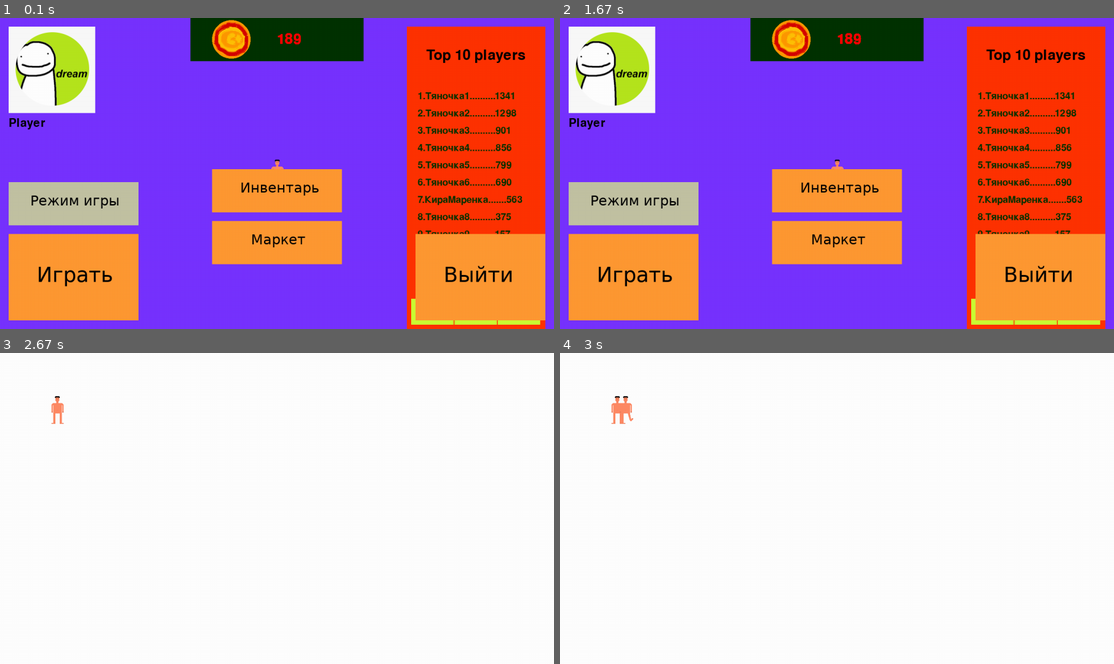
Above: before the commit, frames 1-4 (two rows, left to right).
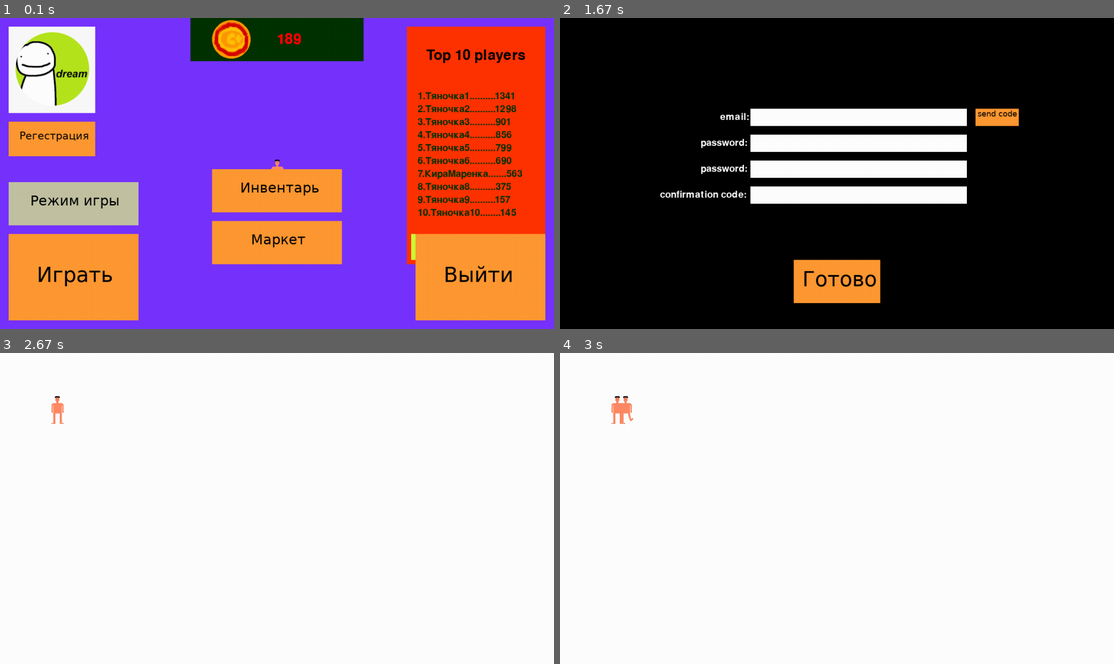
Above: after the commit, the same moments.

Repository: Muhammed19m/Pygame
Game: pygame game, started from cours/main.py
Same seed, same stepped clock (60 frames per second), same inputs: the game is played once before the commit and once after it.
Inputs (mouse positions are in pixels of both pictures, inside the frame that each line leads up to):
- Up to frame 1 (0.1 s): no input
- Up to frame 2 (1.67 s): click (609, 139) at 0.38 s; press the mouse at (859, 195) at 0.7 s; move the mouse to (947, 201) at 0.8 s; release the mouse at (1030, 210) at 0.93 s; press the mouse at (859, 117) at 1.03 s; move the mouse to (748, 142) at 1.13 s; release the mouse at (637, 164) at 1.27 s; press the mouse at (859, 170) at 1.37 s; move the mouse to (825, 176) at 1.47 s; release the mouse at (798, 185) at 1.6 s
- Up to frame 3 (2.67 s): tap Shift at 1.67 s; press the mouse at (437, 452) at 2.03 s; move the mouse to (265, 496) at 2.13 s; release the mouse at (94, 539) at 2.27 s; press the mouse at (72, 611) at 2.37 s; move the mouse to (83, 595) at 2.47 s; release the mouse at (88, 580) at 2.6 s
- Up to frame 4 (3 s): hold Right from 2.67 s (still down)

The runs differ from the first frame. In frame 1, 5.5% of the frame differs, in the area x 1-99%, y 28-100%; in frame 2, 99%, in the area x 0-100%, y 0-100%; in frame 3, nothing differs; in frame 4, nothing differs.

Commit message:
Add files via upload

Diff:
--- a/cours/autorization.py
+++ b/cours/autorization.py
@@ -1,18 +1,95 @@
-import socket
+import pygame
+pygame.init()
 
-sock = socket.socket()
-sock.connect(('localhost', 9090))
+from button import Button, Text, TextBox
 
-sock.send(b'ready')
-while True:
+class Reg:
+    def __init__(self, h, w):
+        self.h = h
+        self.w = w
 
-    mes = input(': ')
+        self.login = Text((500, 40), '', (self.w/2-200, self.h/2-150), 32)
+        self.password1 = Text((500, 40), '', (self.w/2-200, self.h/2-90), 32)
+        self.password2 = Text((500, 40), '', (self.w / 2 - 200, self.h / 2 - 30), 32)
+        self.code = Text((500, 40), '', (self.w / 2 - 200, self.h / 2 + 30), 32)
+
+        self.dec1 = Text((100, 40), 'email:', (self.w/2-275, self.h/2-150), 32, color_box=(0,0,0), color=(255,255,255))
+        self.dec2 = Text((120, 40), 'password:', (self.w/2-320, self.h/2-90), 32, color_box=(0,0,0), color=(255,255,255))
+        self.dec3 = Text((120, 40), 'password:', (self.w/2-320, self.h/2-30), 32, color_box=(0,0,0), color=(255,255,255))
+        self.dec4 = Text((210, 40), ' confirmation code:', (self.w/2-420, self.h/2+30), 32, color_box=(0,0,0), color=(255,255,255))
 
 
-    sock.send(bytes(mes))
-    data = sock.recv(1024)
-    print(data)
-    if mes == '0': break
+    def start(self, window):
+        exit_b = Button((self.w/2-100, self.h/2+200, 200, 100), (255, 153, 51), 'Готово', 48, 65)
+        send = Button((self.w/2-200+500+20, self.h/2-150,  100, 40), (255, 153, 51), 'send code', 18, width_text=5)
+
+        email = 'muhammed.clams_2002@mail.ru'
+
+        while True:
+            press_mouse = pygame.mouse.get_pressed()
+            poss = pygame.mouse.get_pos()
+            window.fill((0, 0, 0))
+            for event in pygame.event.get():
+                if event.type == pygame.QUIT:
+                    pygame.quit()
+                    exit()
 
 
-sock.close()
+            self.dec1.render()
+            self.dec2.render()
+            self.dec3.render()
+            self.dec4.render()
+
+            self.password1.render()
+            self.password2.render()
+            self.login.render()
+            self.code.render()
+            exit_b.render()
+            if exit_b.press(poss, press_mouse): break
+
+
+
+            if self.login.press(poss, press_mouse):
+                self.login.input_text = True
+                self.password1.input_text = False
+                self.password2.input_text = False
+                self.code.input_text = False
+            if self.login.input_text:
+                self.login.input()
+
+
+
+            if self.password1.press(poss, press_mouse):
+                self.login.input_text = False
+                self.password1.input_text = True
+                self.password2.input_text = False
+                self.code.input_text = False
+            if self.password1.input_text:
+                self.password1.input()
+
+
+            if self.password2.press(poss, press_mouse):
+                self.password2.input_text = True
+                self.login.input_text = False
+                self.password1.input_text = False
+                self.code.input_text = False
+            if self.password2.input_text:
+                self.password2.input()
+
+
+            if self.code.press(poss, press_mouse):
+                self.code.input_text = True
+                self.login.input_text = False
+                self.password1.input_text = False
+                self.password2.input_text = False
+            if self.code.input_text:
+                self.code.input()
+
+
+
+            send.render()
+            if send.press(poss, press_mouse):
+                break
+
+
+            pygame.display.update()
--- a/cours/button.py
+++ b/cours/button.py
@@ -124,42 +124,58 @@
 
 
 class Text:
-    def __init__(self, text: str, cord: tuple, font, color=(0, 0, 0)):
+    def __init__(self, size: tuple, text: str, cord: tuple, font, color=(0, 0, 0), color_box=(255,255,255)):
         self.cord = cord
         self.timee = 0
         self.font = font
         self.text = text
+        self.color_box = color_box
         self.color = color
-    def render(self):
-        window.blit(pygame.font.Font(None, self.font).render(self.text.title(), 1, self.color), self.cord)
+        self.size = size
+        self.input_text = False
+        self.surf = pygame.Surface((self.size))
+        self.surf.fill(color_box)
+        self.surf.blit(pygame.font.Font(None, self.font).render(self.text, 1, self.color), (5, 8))
+    def render(self):
+
+
+        window.blit(self.surf, (self.cord))
+        #window.blit(pygame.font.Font(None, self.font).render(self.text.title(), 1, self.color), self.cord)
 
     def input(self):
         keys_alpha = {113: 'q', 119: 'w', 101: 'e', 114: 'r', 116: 't', 121: 'y', 117: 'u', 105: 'i', 111: 'o',
                       112: 'p', 97: 'a', 115: 's', 100: 'd', 102: 'f', 103: 'g', 104: 'h', 106: 'j', 107: 'k', 108: 'l',
-                      122: 'z', 120: 'x', 99: 'c', 118: 'v', 98: 'b', 110: 'n', 109: 'm'}
+                      122: 'z', 120: 'x', 99: 'c', 118: 'v', 98: 'b', 110: 'n', 109: 'm', 46: '.', 49:'1', 50:'2',
+                      51:'3', 52:'4', 53:'5', 54:'6', 55:'7', 56:'8', 57:'9', 48:'0'}
         key = pygame.key.get_pressed()
         for i in range(len(key)):
             if time.time() - self.timee > 0.2 and key[i]:
                 self.timee = time.time()
+                if key[pygame.K_LSHIFT]:
+                    if pygame.key.get_pressed()[50]:
+                        self.text+='@'
+                        return
                 if i == 8:
                     self.text = self.text[:-1]
                 elif i == 13:
-                    return True
+                    self.input_text = False
                 else:
-                    if keys_alpha.get(i) and len(self.text) <= 12:
+                    if keys_alpha.get(i) and len(self.text) <= 40:
                         self.text += keys_alpha.get(i)
-
-    def press(self, position_mouse, press_mouse):
-        if position_mouse[0] > self.cord[0] and position_mouse[0] < self.cord[0] + 200:
-            if position_mouse[1] > self.cord[1] and position_mouse[1] < self.cord[1] + self.font:
+        self.surf.fill(self.color_box)
+        self.surf.blit(pygame.font.Font(None, self.font).render(self.text, 1, self.color), (5, 8))
+
+
+    def press(self, position_mouse, press_mouse):
+        if position_mouse[0] > self.cord[0] and position_mouse[0] < self.cord[0] + self.size[0]:
+            if position_mouse[1] > self.cord[1] and position_mouse[1] < self.cord[1] + self.size[1]:
                 if press_mouse[0]:
                     return True
         return False
 
 class Top:
-    def __init__(self, cord: tuple, size: tuple, players: dict, I=('Player', 15), color=(255, 51, 0), type=''):
-        self.cord = cord
-        self.I = I
+    def __init__(self, cord: tuple, size: tuple, players: dict, color=(255, 51, 0), type=''):
+        self.cord = cord
         self.type = type
         self.size = size
         self.players = players
@@ -183,22 +199,21 @@
         for player, point in players.items():
             moment = f'{count}.{player}'.ljust(20, '.')
             self.surf.blit(pygame.font.Font(None, 32).render(moment+str(point), 1, (0, 51, 0)), (25, self.number))
-            self.number += 40
+            self.number += 30
             count += 1
-        moment = f'{I[2]}.{I[0]}'.ljust(20, '.')
-
-        self.surf.blit(pygame.font.Font(None, 32).render(moment+str(I[1]), 1, (0,0,0)), (25, self.number+50))
-    def render(self, players, I):
+
+
+    def render(self, players):
         window.blit(self.surf, self.cord)
-        self.__init__(self.cord, self.size, self.players, I, type=self.type)
+        self.__init__(self.cord, self.size, self.players, type=self.type)
 
     def press(self, position_mouse, press_mouse):
         if position_mouse[0] > 10+self.cord[0] and position_mouse[0] < 108+self.cord[0] and position_mouse[1] > self.size[1]-70+self.cord[1] and position_mouse[1] < self.size[1]-10+self.cord[1] and press_mouse[0]:
-            self.__init__(self.cord, self.size, self.players, self.I,type='  day')
+            self.__init__(self.cord, self.size, self.players, type='  day')
         if position_mouse[0] > 110+self.cord[0] and position_mouse[0] < 210+self.cord[0] and position_mouse[1] > self.size[1]-70+self.cord[1] and position_mouse[1] < self.size[1]+self.cord[1] and press_mouse[0]:
-            self.__init__(self.cord, self.size, self.players, self.I,type=' week')
+            self.__init__(self.cord, self.size, self.players, type=' week')
         if position_mouse[0] > 210+self.cord[0] and position_mouse[0] < self.size[0]-20+self.cord[0] and position_mouse[1] > self.size[1]-70+self.cord[1] and position_mouse[1] < self.size[1]+self.cord[1] and press_mouse[0]:
-            self.__init__(self.cord, self.size, self.players, self.I,type='month')
+            self.__init__(self.cord, self.size, self.players, type='month')
 
 
 class Money:
--- a/cours/main.py
+++ b/cours/main.py
@@ -6,6 +6,7 @@
 import pyautogui
 
 from button import ImageButton, Button, globalization, TextBox, Text, Top, Money
+from autorization import Reg
 
 pygame.init()
 pygame.font.init()
@@ -59,13 +60,13 @@
         self.buttons_ready = [Button(but[0], but[1], but[3], but[4], width_text=but[5]) for but in self.buttons]
 
         self.prof = ImageButton(profile_photo, (20, 20), size=(200, 200))
-        self.name_profile = Text('Player', (20, 230), 40)
+        #self.name_profile = Text('Player', (20, 230), 40)
         self.enter_name = False
 
 
 
 
-
+        self.reg = Reg(height, width)
 
 
 
@@ -82,9 +83,11 @@
                    'Тяночка9': 157,
                    'Тяночка10': 145,
                    }
-        I = [self.name_profile.text.title(), 15, 49]
-        top = Top((SIZE[0]-340, 20), (320, 700), players, I)
+        top = Top((SIZE[0]-340, 20), (320, 550), players)
         moneys = Money((SIZE[0]/2-200, 0), 189)
+        reg_button = Button((20, 240, 200, 80), (255, 153, 51), 'Регестрация', 24, width_text=25)
+
+
 
         while True:
             position_mouse = pygame.mouse.get_pos()
@@ -101,7 +104,7 @@
             for button in self.buttons_ready:
                 if button.name_button('Играть') and button.press(position_mouse, press_mouse):
                     self.enter_name = False
-                    game.start(self.name_profile.text)
+                    game.start('Muhammed')
 
 
 
@@ -119,19 +122,25 @@
 
             #---------profile---------
             window.blit(*self.prof())
-            self.name_profile.render()
-            if self.name_profile.press(position_mouse, press_mouse) or self.enter_name:
-                self.enter_name = True
-            if self.enter_name:
-                if self.name_profile.input():
-                    self.enter_name = False
-                    I[0] = self.name_profile.text
+            #self.name_profile.render()
+            #if self.name_profile.press(position_mouse, press_mouse) or self.enter_name:
+            #    self.enter_name = True
+            #if self.enter_name:
+            #    if self.name_profile.input():
+            #        self.enter_name = False
+            #        I[0] = self.name_profile.text
+            reg_button.render()
+            if reg_button.press(position_mouse, press_mouse):
+                self.reg.start(window)
+
+
+
             #-------------------------
 
             window.blit(player_images['stop'], (SIZE[0]/2-32, SIZE[1]/2-32))
 
             #----------TOP------------
-            top.render(players, I)
+            top.render(players)
             top.press(position_mouse, press_mouse)
             #-------------------------
 
@@ -154,6 +163,7 @@
     font = pygame.font.Font(None, 24)
     def __init__(self, name: str, first_cord: tuple, HP=100):
         self.x, self.y = first_cord
+        name.title()
         self.name = name
         self.image = 'stop'
         self.timer = 0
--- /dev/null
+++ b/cours/test.py
@@ -0,0 +1,22 @@
+import pygame
+pygame.init()
+
+
+win = pygame.display.set_mode((100, 100))
+
+
+
+
+while True:
+    for event in pygame.event.get():
+        if event.type == pygame.QUIT:
+            exit()
+
+    pres = pygame.key.get_pressed()
+
+    for i in range(len(pres)):
+        if pres[i]:
+            print(i)
+            print(pres)
+
+    print(pres[pygame.K_LSHIFT])
